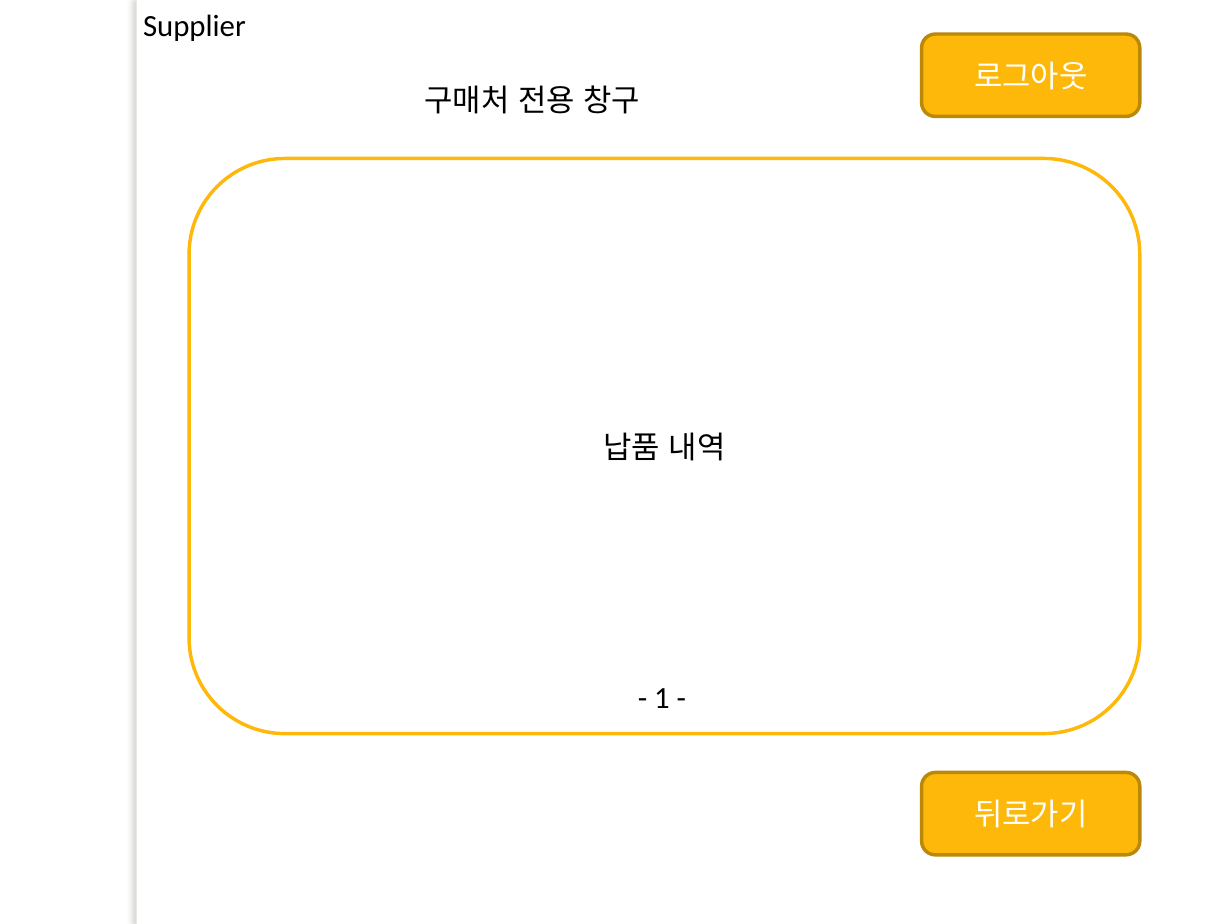
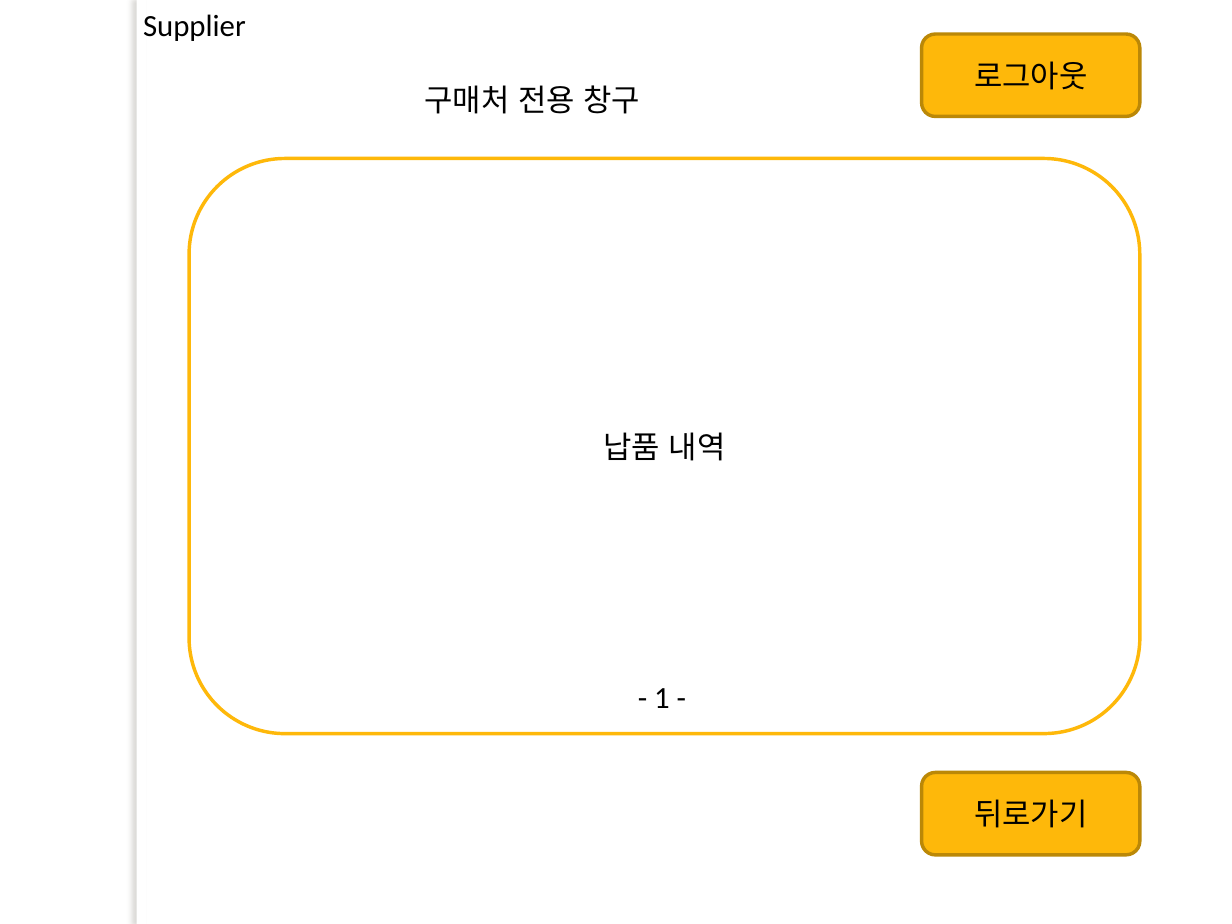
Before and after one commit to lx9203/fulfillmentBlue, a slide deck: slide 12 of 프레젠테이션1.pptx. Drawn at 1232x924 pixels with LibreOffice and Linux fonts; fonts in the diff are those of the drawing; background and template pictures are left out. Boxes give left, top, right and bottom in pixels: in the first picture for what was removed or moved away, otherwise in the second. Text is boxed around its words. In the diff, an @@ line names an element or a change of style, - is before the commit and + after.

```diff
--- a/프레젠테이션1.pptx
+++ b/프레젠테이션1.pptx
@@ rounded rectangle "로그아웃" at <box>922,34,1140,117</box>: text colour #FFFFFF to #000000 @@
@@ rounded rectangle "뒤로가기" at <box>922,772,1140,855</box>: text colour #FFFFFF to #000000 @@
```
Also in this commit, not shown: 8 other slides changed.
